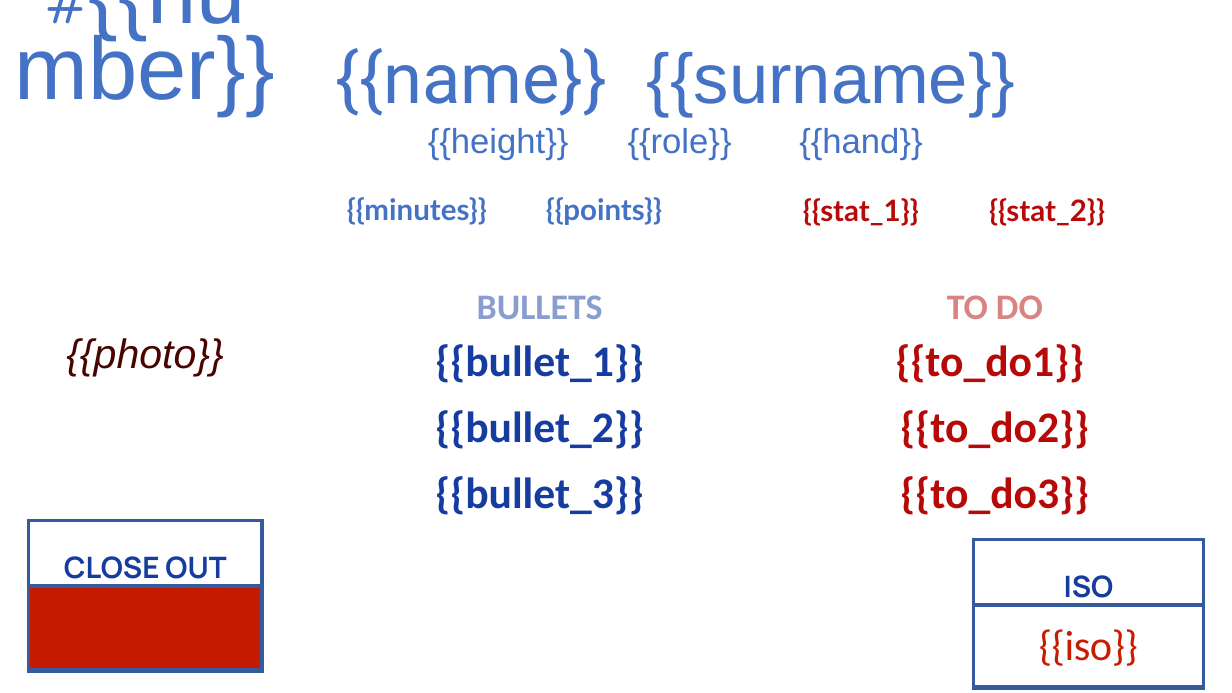
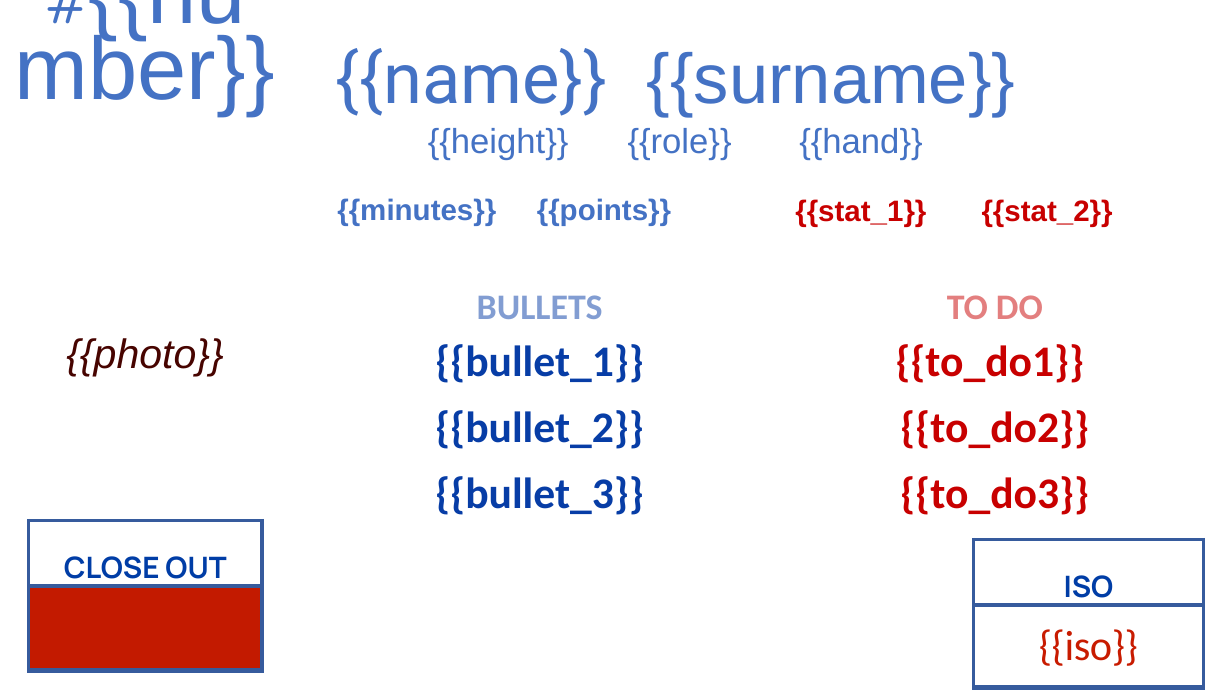
Before and after one commit to martinig94/bc-roma-scouting, a slide deck: slide 6 of template.pptx. Drawn at 1232x693 pixels with LibreOffice and Linux fonts; fonts in the diff are those of the drawing; background and template pictures are left out. Boxes give left, top, right and bottom in pixels: in the first picture for what was removed or moved away, otherwise in the second. Text is boxed around its words. In the diff, an @@ line names an element or a change of style, - is before the commit and + after.

```diff
--- a/template.pptx
+++ b/template.pptx
@@ text "{{minutes}}" at [337, 198, 496, 226]: font Lato to Arial @@
@@ text "{{points}}" at [537, 198, 671, 226]: font Lato to Arial @@
@@ text "{{stat_1}}" at [795, 199, 926, 226]: font Lato to Arial, text colour #B70908 to #C80000 @@
@@ text "{{stat_2}}" at [982, 199, 1113, 226]: font Lato to Arial, text colour #B70908 to #C80000 @@
@@ table at [312, 263, 1224, 592] @@
@@ text colour #163CA0 at 50% opacity to #073DA6 at 50% opacity in "BULLETS" @@
@@ text colour #B70908 at 50% opacity to #C80000 at 50% opacity in "TO DO" @@
@@ text colour #163CA0 to #073DA6 in "{{bullet_1}}", "{{bullet_2}}", "{{bullet_3}}" @@
@@ text colour #B70908 to #C80000 in "{{to_do1}}", "{{to_do2}}", "{{to_do3}}" @@
@@ table at [29, 520, 262, 671] @@
@@ text colour #163CA0 to #003DA6 @@
@@ table at [974, 540, 1203, 682] @@
@@ text colour #163CA0 to #003DA6 in "ISO" @@
```
Also in this commit, not shown: 5 other slides changed, 1 other file.
